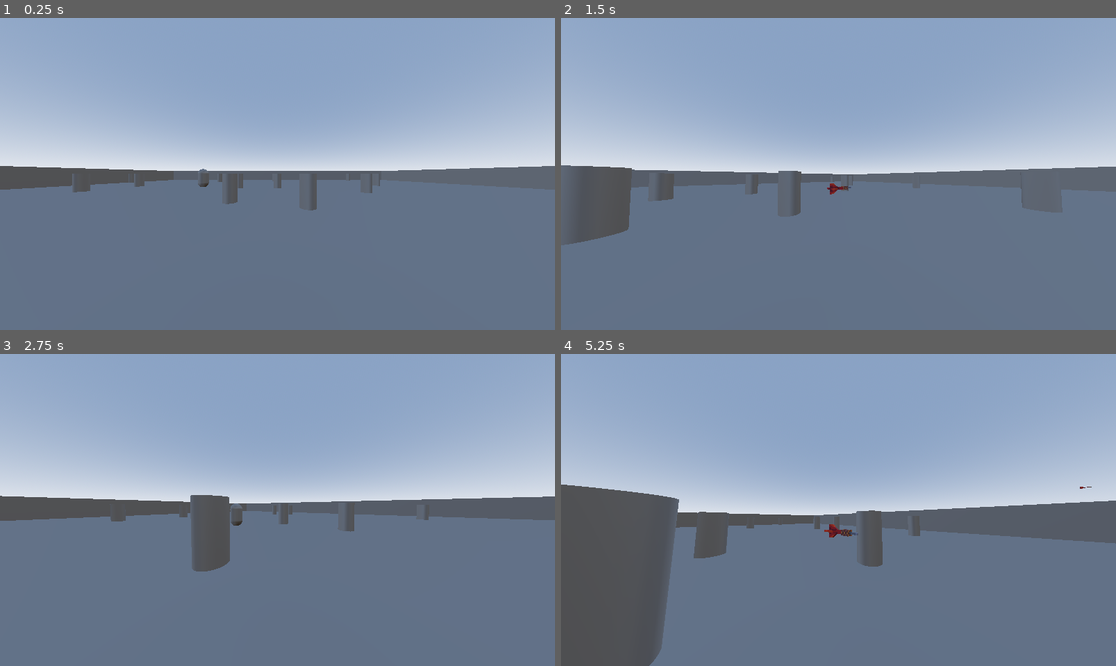
Above: before the commit, frames 1-4 (two rows, left to right).
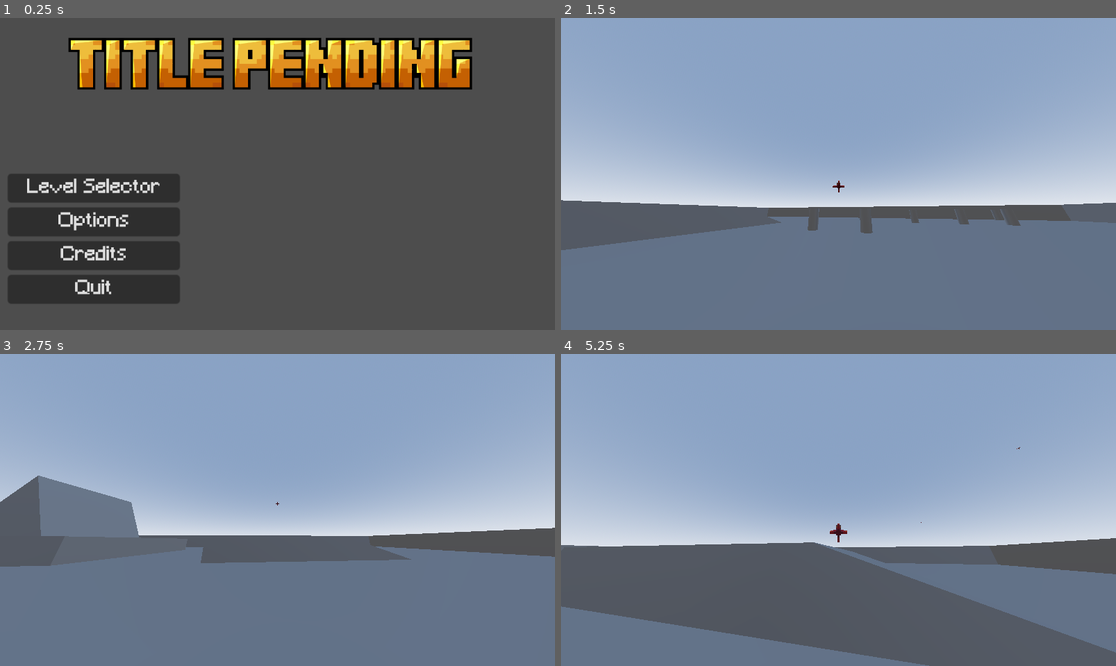
Above: after the commit, the same moments.

Repository: ravewyvern/bad-ideas-game-jam
Game: Godot game, scene res://Scenes/Menus/Main Menu.tscn
Same seed, same stepped clock (60 frames per second), same inputs: the game is played once before the commit and once after it. Before the commit the project starts from res://Scenes/Game.tscn.
Inputs (mouse positions are in pixels of both pictures, inside the frame that each line leads up to):
- Up to frame 1 (0.25 s): no input
- Up to frame 2 (1.5 s): click (655, 189) at 0.5 s, where only the run after the commit has a clickable "Level Selector"; move the mouse to (866, 174) at 1.27 s; press the mouse at (866, 174) at 1.28 s; hold O (Move.Forward) from 1.28 s (still down)
- Up to frame 3 (2.75 s): keep holding O (Move.Forward); tap Space (Move.Jump) at 1.52, 2.27 s; move the mouse to (249, 510) at 2.02 s; release the mouse at (249, 510) at 2.03 s; click (249, 510) at 2.1 s
- Up to frame 4 (5.25 s): keep holding O (Move.Forward); move the mouse to (849, 503) at 2.77 s; press the mouse at (849, 503) at 2.78 s; move the mouse to (832, 516) at 3.52 s; release the mouse at (832, 516) at 3.53 s; click (832, 516) at 3.6 s; tap Space (Move.Jump) at 3.77, 4.52 s; move the mouse to (877, 513) at 4.27 s; press the mouse at (877, 513) at 4.28 s; move the mouse to (794, 506) at 5.02 s; release the mouse at (794, 506) at 5.03 s; click (794, 506) at 5.1 s

The runs differ from the first frame. In frame 1, 99% of the frame differs, in the area x 0-100%, y 0-100%; in frame 2, 24%; in frame 3, 24%; in frame 4, 43%.

Commit message:
Added simple main menu to be expanded on and fixed bullet bug

Diff:
--- /dev/null
+++ b/Scenes/Menus/Main Menu.tscn
@@ -0,0 +1,53 @@
+[gd_scene format=3 uid="uid://djp8ugh3coxpn"]
+
+[ext_resource type="Texture2D" uid="uid://yigwgs7sj56v" path="res://Assets/Textures/mainlogo.png" id="1_a8511"]
+[ext_resource type="Script" uid="uid://dwjdskdf3qjfx" path="res://Scripts/menus/main_menu.gd" id="1_iepif"]
+[ext_resource type="FontFile" uid="uid://b36imdbak2j3f" path="res://Assets/Fonts/Minecraft.ttf" id="1_ow5ef"]
+
+[node name="VBoxContainer" type="VBoxContainer" unique_id=321974716]
+anchors_preset = -1
+anchor_left = -0.020000001
+anchor_top = -0.029000001
+anchor_right = -0.020000001
+anchor_bottom = -0.029000001
+offset_left = 39.04
+offset_top = 299.792
+offset_right = 182.70667
+offset_bottom = 442.192
+scale = Vector2(2.5, 2.5)
+alignment = 1
+script = ExtResource("1_iepif")
+
+[node name="level" type="Button" parent="." unique_id=488819268]
+layout_mode = 2
+theme_override_fonts/font = ExtResource("1_ow5ef")
+theme_override_font_sizes/font_size = 16
+text = "Level Selector"
+
+[node name="options" type="Button" parent="." unique_id=455910083]
+layout_mode = 2
+theme_override_fonts/font = ExtResource("1_ow5ef")
+theme_override_font_sizes/font_size = 16
+text = "Options"
+
+[node name="credits" type="Button" parent="." unique_id=1058687148]
+layout_mode = 2
+theme_override_fonts/font = ExtResource("1_ow5ef")
+theme_override_font_sizes/font_size = 16
+text = "Credits"
+
+[node name="quit" type="Button" parent="." unique_id=1261950415]
+layout_mode = 2
+theme_override_fonts/font = ExtResource("1_ow5ef")
+theme_override_font_sizes/font_size = 16
+text = "Quit"
+
+[node name="Mainlogo" type="Sprite2D" parent="." unique_id=917326785]
+position = Vector2(218, -74.4)
+scale = Vector2(0.21438622, 0.22657895)
+texture = ExtResource("1_a8511")
+
+[connection signal="button_down" from="level" to="." method="_on_level_button_down"]
+[connection signal="button_down" from="options" to="." method="_on_options_button_down"]
+[connection signal="button_down" from="credits" to="." method="_on_credits_button_down"]
+[connection signal="button_down" from="quit" to="." method="_on_quit_button_down"]
--- a/Scripts/bullet.gd
+++ b/Scripts/bullet.gd
@@ -12,7 +12,7 @@
 	queue_free()
 
 func _physics_process(delta):
-	translate(direction * speed * delta)
+	global_translate(direction * speed * delta)
 
 func _on_body_entered(body):
 	if body.has_method("take_damage"):
--- /dev/null
+++ b/Scripts/menus/main_menu.gd
@@ -0,0 +1,22 @@
+extends VBoxContainer
+
+# add references to all buttons
+@onready var level: Button = $level
+@onready var options: Button = $options
+@onready var credits: Button = $credits
+@onready var quit: Button = $quit
+
+func _on_level_button_down() -> void:
+	# load into main game, should eventually open a menu to select which level to play
+	get_tree().change_scene_to_file("res://Scenes/Game.tscn")
+
+func _on_options_button_down() -> void:
+	 # many add options menu eventually? if not just delete this and the button
+	print("options not implemented yet")
+
+func _on_credits_button_down() -> void:
+	# menu with credits to everyone
+	print("credits not implemented yet")
+
+func _on_quit_button_down() -> void:
+	get_tree().quit()
--- a/Scripts/player.gd
+++ b/Scripts/player.gd
@@ -51,5 +51,9 @@
 	# Bullet position.
 	bullet.global_transform.origin = BulletSpawnPoint.global_transform.origin
 
+	var shoot_direction = -Camera.global_transform.basis.x
+	bullet.look_at(bullet.global_position + shoot_direction, Camera.global_transform.basis.y)
+	bullet.direction = shoot_direction
+
 	# Bullet spawns at the front of the camera.
 	bullet.direction = -Camera.global_transform.basis.z
--- a/project.godot
+++ b/project.godot
@@ -11,7 +11,7 @@
 [application]
 
 config/name="bad-ideas-game-jam"
-run/main_scene="uid://bfx0pae068feh"
+run/main_scene="uid://djp8ugh3coxpn"
 config/features=PackedStringArray("4.6", "Forward Plus")
 config/icon="res://icon.svg"
 
Binary file added: Assets/Fonts/Minecraft.ttf
Not shown, added: Assets/Fonts/Minecraft.ttf.import
Binary file added: Assets/Textures/mainlogo.png
Not shown, added: Assets/Textures/mainlogo.png.import
Not shown, added: Scripts/menus/main_menu.gd.uid
